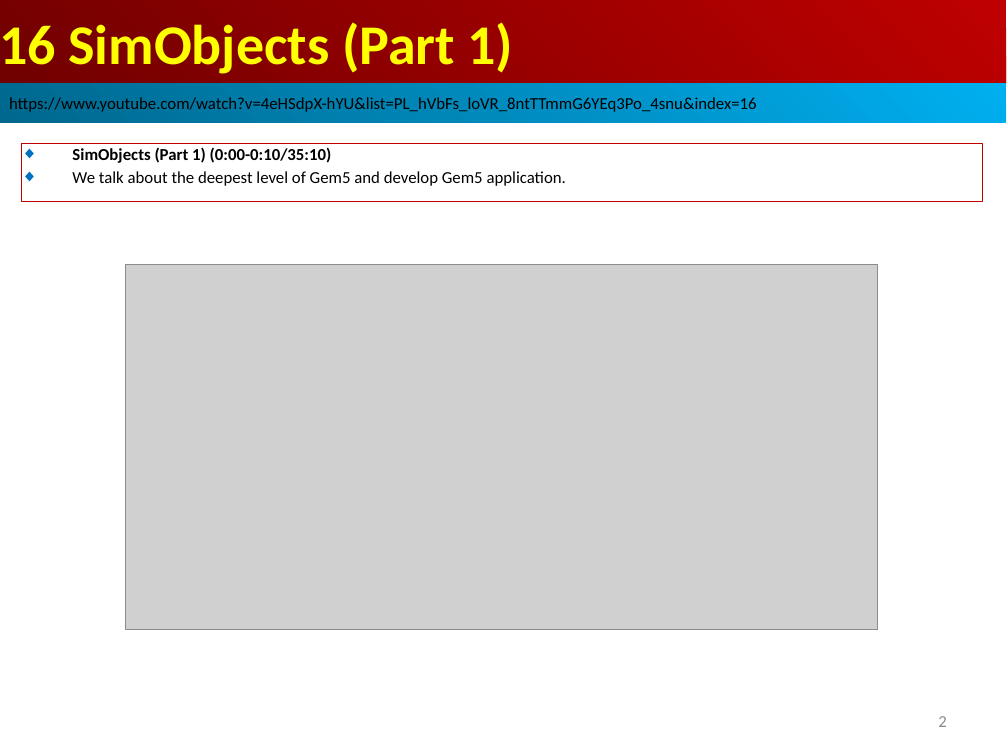
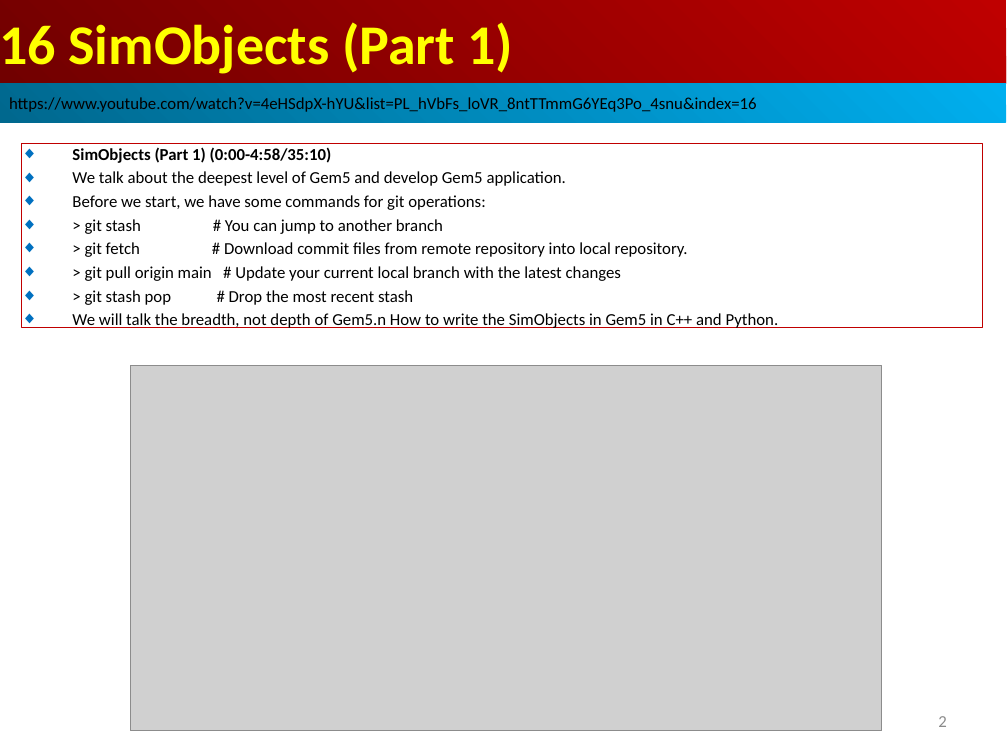
Before and after one commit to peterhchen/AIU_CS850_Gem5_McPAT, a slide deck: slide 2 of 050_Gem5/016.SimObj_01/000_Video/016.SimObj_01.ppt. Drawn at 1008x756 pixels with LibreOffice and Linux fonts; fonts in the diff are those of the drawing; grey boxes stand for pictures. Boxes give left, top, right and bottom in pixels: in the first picture for what was removed or moved away, otherwise in the second. Text is boxed around its words. In the diff, an @@ line names an element or a change of style, - is before the commit and + after.

```diff
--- a/050_Gem5/016.SimObj_01/000_Video/016.SimObj_01.ppt
+++ b/050_Gem5/016.SimObj_01/000_Video/016.SimObj_01.ppt
@@ rectangle "SimObjects (Part 1) (0:00-4:58/35:10)": place and size @@
-rectangle "SimObjects (Part 1) (0:00-4:58/35:10)" at (21, 143, 983, 202)
+rectangle "SimObjects (Part 1) (0:00-4:58/35:10)" at (21, 143, 983, 328)
@@ text in rectangle at (72, 147, 332, 163): text changed @@
-◆ SimObjects (Part 1) (0:00-0:10/35:10)
+◆ SimObjects (Part 1) (0:00-4:58/35:10)
@@ text in rectangle at (72, 195, 779, 328): paragraphs added @@
+◆ Before we start, we have some commands for git operations:
+◆ > git stash # You can jump to another branch
+◆ > git fetch # Download commit files from remote repository into local repository.
+◆ > git pull origin main # Update your current local branch with the latest changes
+◆ > git stash pop # Drop the most recent stash
+◆ We will talk the breadth, not depth of Gem5.n How to write the SimObjects in Gem5 in C++ and Python.
@@ picture: place and size @@
-picture at (126, 265, 878, 630)
+picture at (130, 366, 882, 731)
```
Also in this commit, not shown: 1 other slide changed, 2 slides added.
